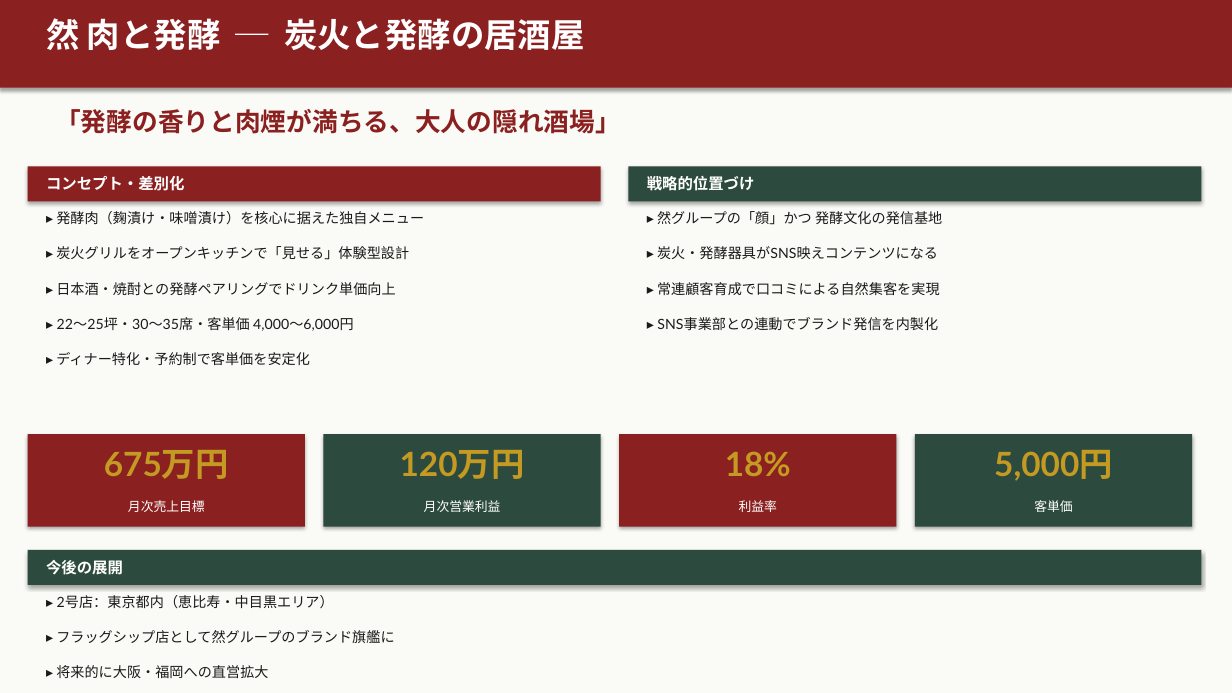
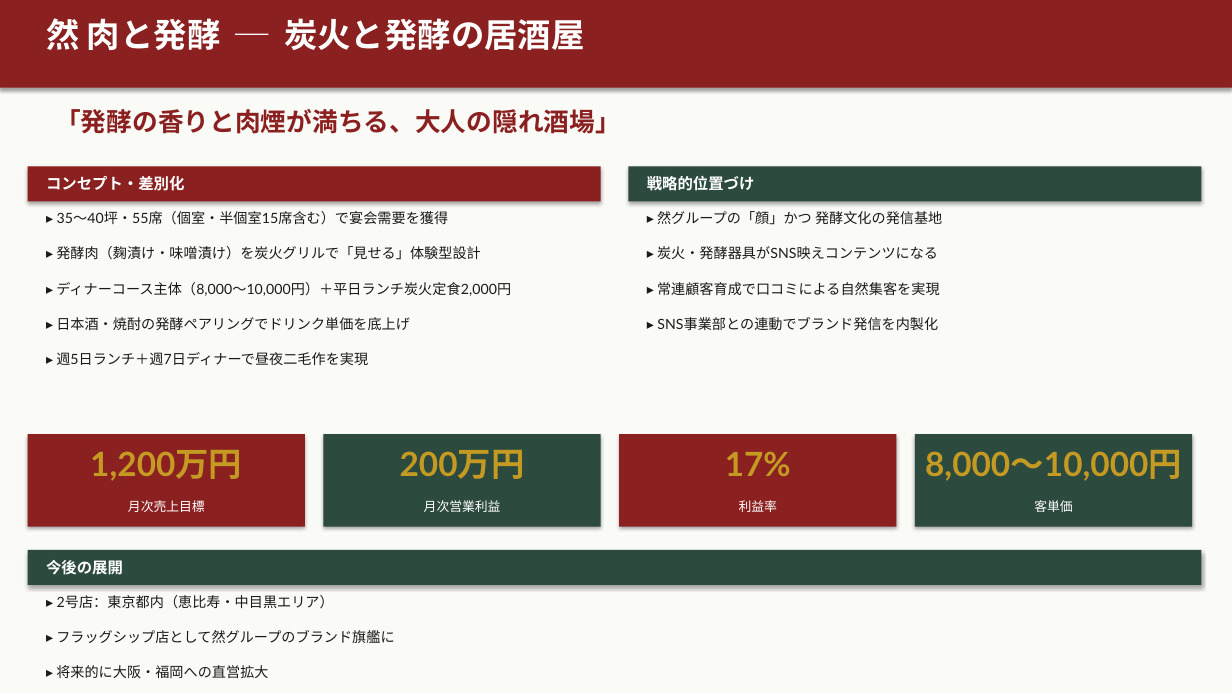
Before and after one commit to hunkotusaisinryo-lab/test-repo, a slide deck: slide 6 of zen/07_融資・投資家資料/然グループ_統合ピッチデッキ_強化版.pptx. Drawn at 1232x693 pixels with LibreOffice and Linux fonts; fonts in the diff are those of the drawing. Boxes give left, top, right and bottom in pixels: in the first picture for what was removed or moved away, otherwise in the second. Text is boxed around its words. In the diff, an @@ line names an element or a change of style, - is before the commit and + after.

```diff
--- a/zen/07_融資・投資家資料/然グループ_統合ピッチデッキ_強化版.pptx
+++ b/zen/07_融資・投資家資料/然グループ_統合ピッチデッキ_強化版.pptx
@@ text at <box>57,211,448,224</box>: text changed @@
-▸ 発酵肉（麹漬け・味噌漬け）を核心に据えた独自メニュー
+▸ 35〜40坪・55席（個室・半個室15席含む）で宴会需要を獲得
@@ text at <box>56,246,481,260</box>: text changed @@
-▸ 炭火グリルをオープンキッチンで「見せる」体験型設計
+▸ 発酵肉（麹漬け・味噌漬け）を炭火グリルで「見せる」体験型設計
@@ text added at <box>56,282,511,296</box>, 11 pt, text #1A1A1A @@
+▸ ディナーコース主体（8,000〜10,000円）＋平日ランチ炭火定食2,000円
@@ text at <box>56,317,410,330</box>: text changed @@
-▸ 日本酒・焼酎との発酵ペアリングでドリンク単価向上
+▸ 日本酒・焼酎の発酵ペアリングでドリンク単価を底上げ
@@ text removed at <box>57,317,353,331</box> @@
-▸ 22〜25坪・30〜35席・客単価 4,000〜6,000円
@@ text at <box>56,352,368,365</box>: text changed @@
-▸ ディナー特化・予約制で客単価を安定化
+▸ 週5日ランチ＋週7日ディナーで昼夜二毛作を実現
@@ text at <box>90,450,242,481</box>: text changed @@
-675万円
+1,200万円
@@ text at <box>400,450,525,479</box>: text changed @@
-120万円
+200万円
@@ text at <box>725,452,791,476</box>: text changed @@
-18%
+17%
@@ text at <box>925,450,1182,481</box>: text changed @@
-5,000円
+8,000〜10,000円
```
Also in this commit, not shown: 2 other slides changed, 1 other file.
